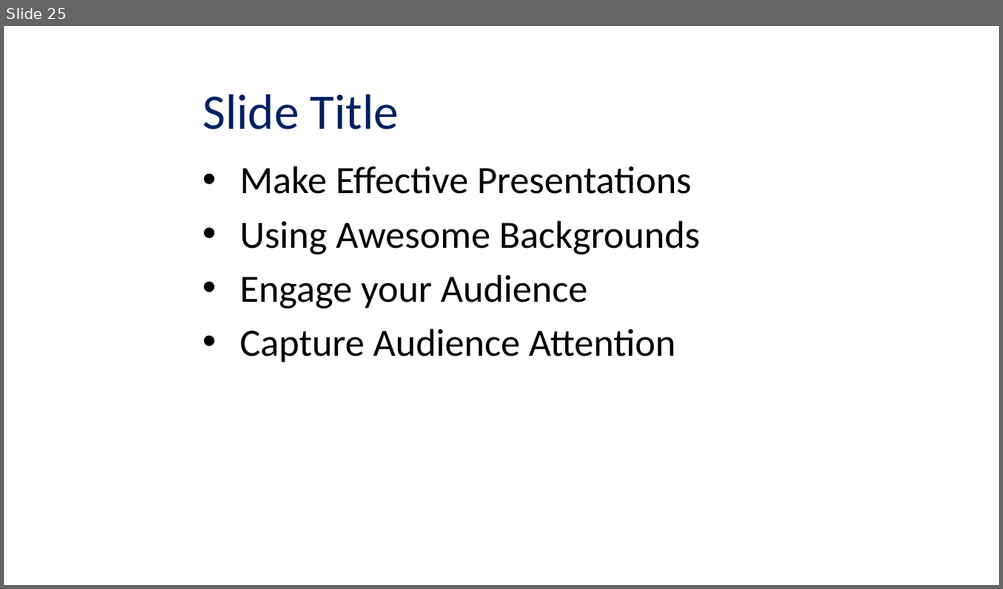
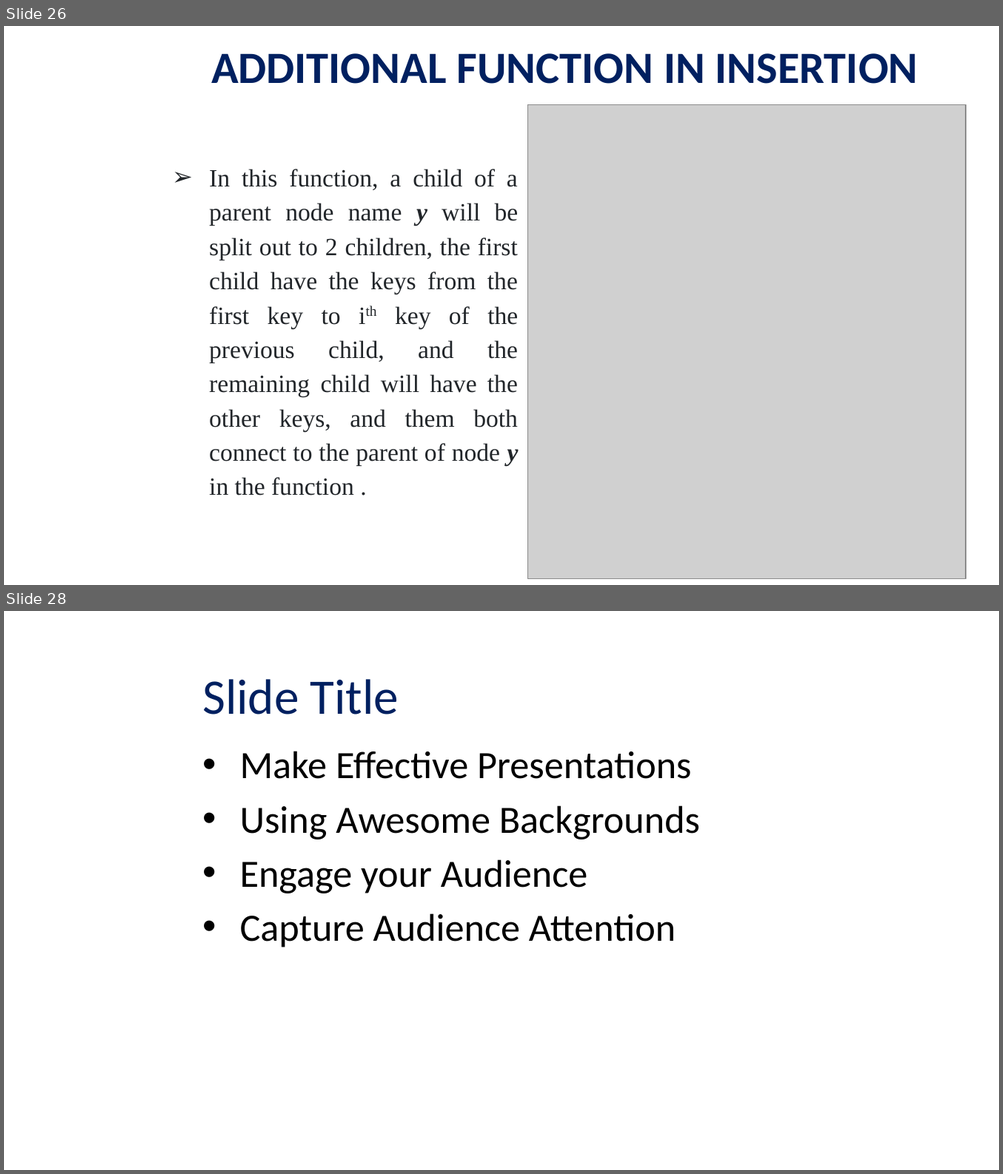
Before and after one commit to viettungvuong/Seminar, a slide deck: Seminar.pptx. Shown one above the other, each under a label of ours: slide 25 before the commit, slides 26 and 28 after it; the slides between them are not shown. The pictures are 1003x589 and 1003x1174 pixels, drawn with LibreOffice and Linux fonts; fonts in the diff are those of the drawing; grey boxes stand for pictures; background and template pictures are left out. Boxes give left, top, right and bottom in pixels: in the first picture for what was removed or moved away, otherwise in the second. Text is boxed around its words. In the diff, an @@ line names an element or a change of style, - is before the commit and + after.

```diff
--- a/Seminar.pptx
+++ b/Seminar.pptx
@@ slide 26 added at (x1=4, y1=26, x2=999, y2=585), background picture (left out) @@
@@ title added at (x1=211, y1=53, x2=918, y2=84), 32.4 pt, text #002060, bold @@
+ADDITIONAL FUNCTION IN INSERTION
@@ picture added at (x1=528, y1=104, x2=966, y2=579) @@
@@ text added at (x1=209, y1=169, x2=518, y2=496), 18 pt, text #212529 @@
+➢ In this function, a child of a parent node name y will be split out to 2 children, the first child have the keys from the first key to ith key of the previous child, and the remaining child will have the other keys, and them both connect to the parent of node y in the function .
@@ what was slide 25 is now slide 28 @@
```
Also in this commit, not shown: 5 other slides added, 3 slides removed, 1 other file.
